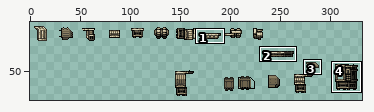
Two versions of one sprite sheet, content/Augments/augment.casing.smirglum.large.png. The first picture is a wide view before the edit; the outline marks the close-up.
Close-up. The starting point:
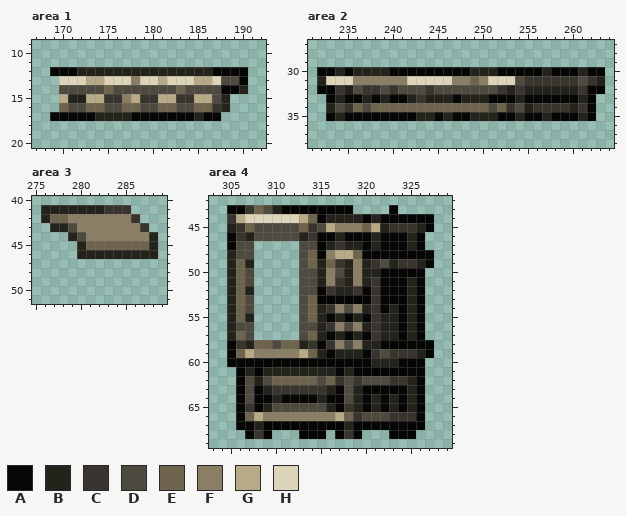
The file is 384x96 pixels. Colours within 5 levels of each other are drawn and written as one. Shown: area 1: x 167..192, y 9..20; area 2: x 231..264, y 27..38; area 3: x 275..289, y 40..51; area 4: x 303..329, y 42..69. The wide view leaves out empty margins. The commit also changed other parts of the picture, which this record leaves out.
Palette (. is transparent): A #060605  B #23221b  C #39352e  D #4e4a3f  E #6e634c  F #8a7f64  G #b8a987  H #dcd4b8
The result:
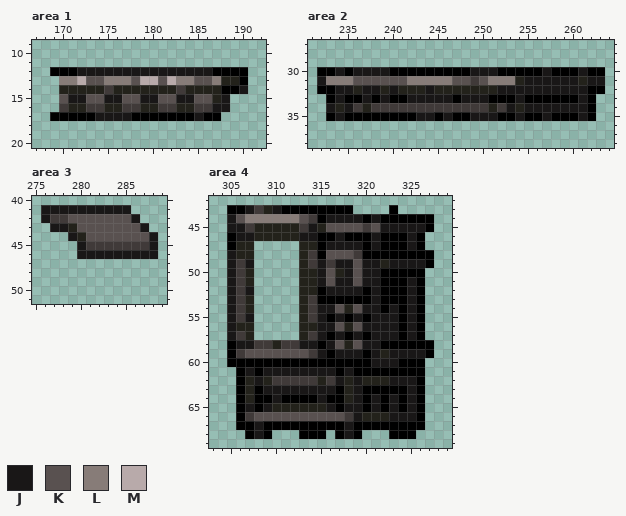
Colours new in this view: J #191717  K #595150  L #877c78  M #b8aaaa
From old to new:
@@ palette @@
-A #060605
+A #000000
-E #6e634c
+E #403a39
--- area 1
@@ x 167..192 @@
 11 ..........................
-12 ..AAABBBBBBBBBBBBBBBAAAA..
-13 ...HHHGGHHHFHHGHHHGGHDDA..
-14 ...DDDDDEDDDDDDDEDDDDAAB..
-15 ...GBBGGCCFGCCGGCCGGDB....
-16 ...EDDEEDDEEDDEEDDEECB....
-17 ..AAAAABBBBAAAAAAABAA.....
+12 ..AAAJJJJJJJJJJJJJJJAAAA..
+13 ...LLMKKLLLKMMKMLLKKLBBA..
+14 ...BBBBBEBBBBBBBEBBBBAAJ..
+15 ...KJJKKJJKKJJKKJJKKBJ....
+16 ...EBBEEBBEEBBEEBBEEJJ....
+17 ..AAAAAJJJJAAAAAAAJAA.....
 18 ..........................
--- area 2
@@ x 231..264 @@
 29 ..................................
-30 .AABABBBBAAAAAAAAABBBAAAAABAAABAA.
-31 .BHHHFFFFFFHHHHHFFEFHHHDCCCCCCDCB.
-32 .AACBDCCDCDDDCDDDDDDDCBCBBBBBBCAA.
-33 ..ABAABABAABCBBBABBBAAABAAAAAABA..
-34 ..BDCEDEEEEEEEEEEEEEDECDBCCCCBCA..
-35 ..ABAAAAAAAABBABAABBBAABAABAAABA..
+30 .AAJAJJJJAAAAAAAAAJJJAAAAAJAAAJAA.
+31 .JLLLKKKKKKLLLLLKKEKLLLBJJJJJJBJJ.
+32 .AAJJBJJBJBBBJBBBBBBBJJJJJJJJJJAA.
+33 ..AJAAJAJAAJJJJJAJJJAAAJAAAAAAJA..
+34 ..JBJEBEEEEEEEEEEEEEBEJBJJJJJJJA..
+35 ..AJAAAAAAAAJJAJAAJJJAAJAAJAAAJA..
 36 ..................................
--- area 3
@@ x 275..289 @@
 40 ...............
-41 .BBBBBBBCCC....
-42 .BEEFFFFFFFC...
-43 ..BBDFFFFFFFC..
-44 ....BDFFFFFFFB.
-45 .....BEEEEEEEB.
-46 .....BBBBBBBBB.
+41 .JJJJJJJJJJ....
+42 .JEEKKKKKKKJ...
+43 ..JJBKKKKKKKJ..
+44 ....JBKKKKKKKJ.
+45 .....JEEEEEEEJ.
+46 .....JJJJJJJJJ.
 47 ...............
--- area 4
@@ x 303..329 @@
 42 ...........................
-43 ..AACEDBAAAAAAAA....A......
-44 ..CGHHHHHHGEABBBBABAAAAAA..
-45 ..BCEDDDDDECDGFFFEGBCCCBA..
-46 ..ACBDDDDDBCAABAAABAAABA...
-47 ..ADD.....DDABCBBABAAABA...
-48 ..BDD.....DEAFGGEAAAAAAAA..
-49 ..BEB.....DEBECBFBCDBCCBA..
-50 ..BED.....DDBFDBFBBAAAAA...
-51 ..BED.....DDBFCBFBCAAABA...
-52 ..BEB.....DDACBBCACAAABA...
-53 ..BED.....DEAAAAAACAAABA...
-54 ..BED.....DEBCFDFBCABABA...
-55 ..BEB.....DEBABABACBBABA...
-56 ..BDD.....DDBCFDFBCBBABA...
-57 ..BED.....DEBABABACBBABA...
-58 ..ACBEEDEEBCACFDFBBAAAAAA..
-59 ..AEGFFFFFGEBABBBACDCCCBA..
-60 ..AAAAAAAAAAAAAAAABBBAAA...
-61 ...ABABBBBBBBBABAAAAAAAA...
-62 ...ADBDEEEEEDECDCDDDCCBA...
-63 ...ADABCCCCCCBADBAAAAABA...
-64 ...ADAABAAAABAADBABABABA...
-65 ...ACABDDDDDDBACBABABABA...
-66 ...AEGFFFFFFFFGECDDDCCCA...
-67 ...AABAAAAAAAAABAAAAAAAA...
-68 ....ACA...AAA.ACA...AAA....
+43 ..AAJEBJAAAAAAAA....A......
+44 ..JKLLLLLLKEAJJJJAJAAAAAA..
+45 ..JJEBBBBBEJBKKKKEKJJJJJA..
+46 ..AJJBBBBBJJAAJAAAJAAAJA...
+47 ..ABB.....BBAJJJJAJAAAJA...
+48 ..JBB.....BEAKKKEAAAAAAAA..
+49 ..JEJ.....BEJEJJKJJBJJJJA..
+50 ..JEB.....BBJKBJKJJAAAAA...
+51 ..JEB.....BBJKJJKJJAAAJA...
+52 ..JEJ.....BBAJJJJAJAAAJA...
+53 ..JEB.....BEAAAAAAJAAAJA...
+54 ..JEB.....BEJJKBKJJAJAJA...
+55 ..JEJ.....BEJAJAJAJJJAJA...
+56 ..JBB.....BBJJKBKJJJJAJA...
+57 ..JEB.....BEJAJAJAJJJAJA...
+58 ..AJJEEBEEJJAJKBKJJAAAAAA..
+59 ..AEKKKKKKKEJAJJJAJBJJJJA..
+60 ..AAAAAAAAAAAAAAAAJJJAAA...
+61 ...AJAJJJJJJJJAJAAAAAAAA...
+62 ...ABJBEEEEEBEJBJBBBJJJA...
+63 ...ABAJJJJJJJJABJAAAAAJA...
+64 ...ABAAJAAAAJAABJAJAJAJA...
+65 ...AJAJBBBBBBJAJJAJAJAJA...
+66 ...AEKKKKKKKKKKEJBBBJJJA...
+67 ...AAJAAAAAAAAAJAAAAAAAA...
+68 ....AJA...AAA.AJA...AAA....
 69 ...........................
Changed places in both close-ups, as pixel boxes (x1, y1, x2, y2):
changed: (50, 67, 248, 121)
changed: (317, 67, 605, 121)
changed: (41, 205, 158, 259)
changed: (227, 205, 434, 439)
